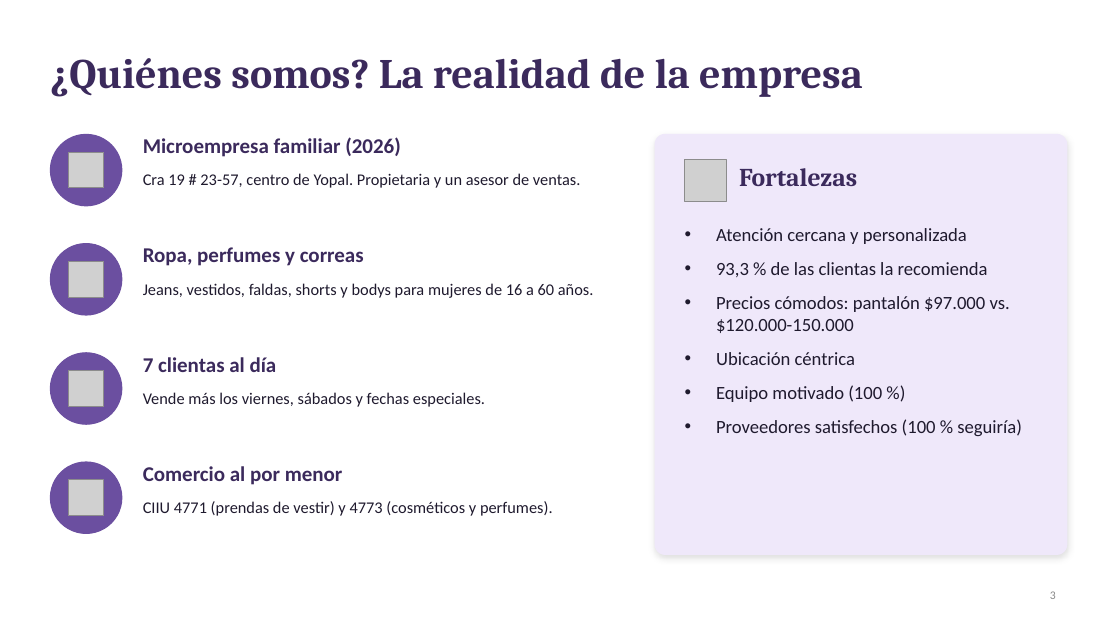
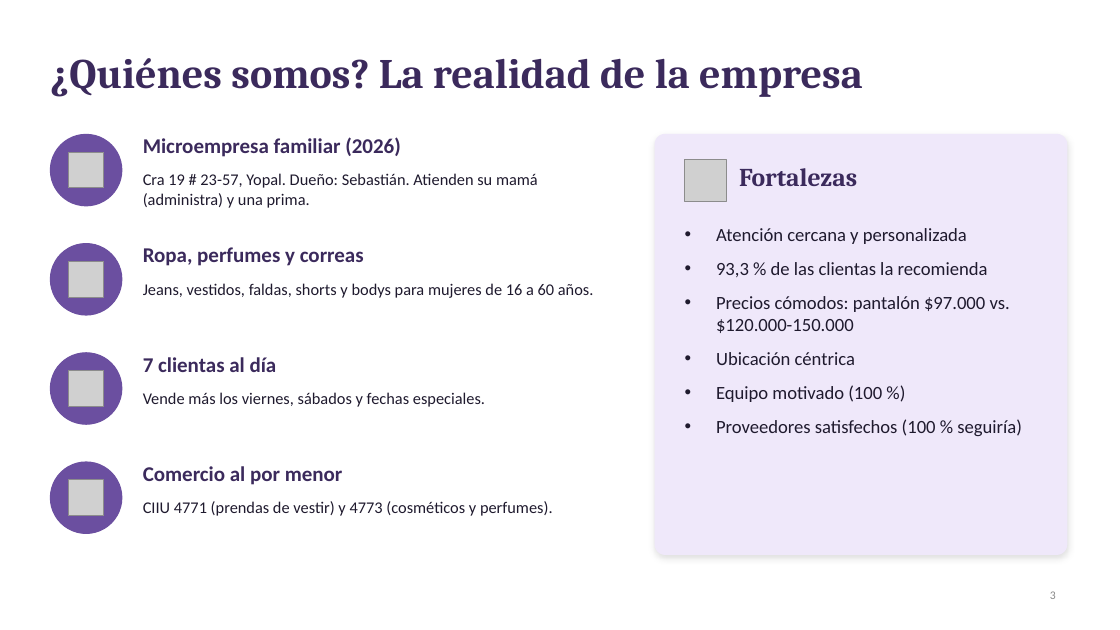
Before and after one commit to nayraclaud-glitch/Trabjo-De-eEstudio, a slide deck: slide 3 of Actividad Alva instructora Luna de Cristal/4_Paso4_Visual_Thinking.pptx. Drawn at 1120x630 pixels with LibreOffice and Linux fonts; fonts in the diff are those of the drawing; grey boxes stand for pictures. Boxes give left, top, right and bottom in pixels: in the first picture for what was removed or moved away, otherwise in the second. Text is boxed around its words. In the diff, an @@ line names an element or a change of style, - is before the commit and + after.

```diff
--- a/Actividad Alva instructora Luna de Cristal/4_Paso4_Visual_Thinking.pptx
+++ b/Actividad Alva instructora Luna de Cristal/4_Paso4_Visual_Thinking.pptx
@@ text at bbox=[143, 173, 538, 208]: text changed @@
-Cra 19 # 23-57, centro de Yopal. Propietaria y un asesor de ventas.
+Cra 19 # 23-57, Yopal. Dueño: Sebastián. Atienden su mamá (administra) y una prima.
```
Also in this commit, not shown: 1 other slide changed, 4 other files.
